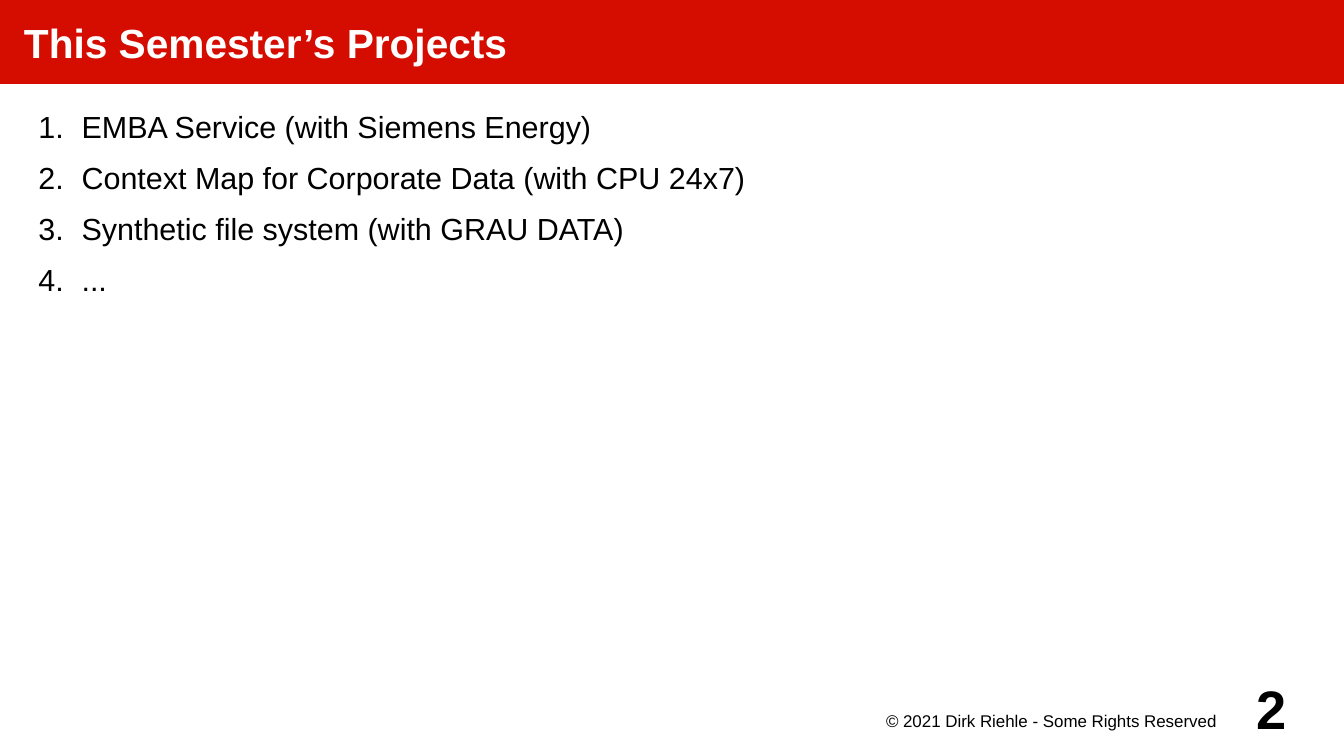
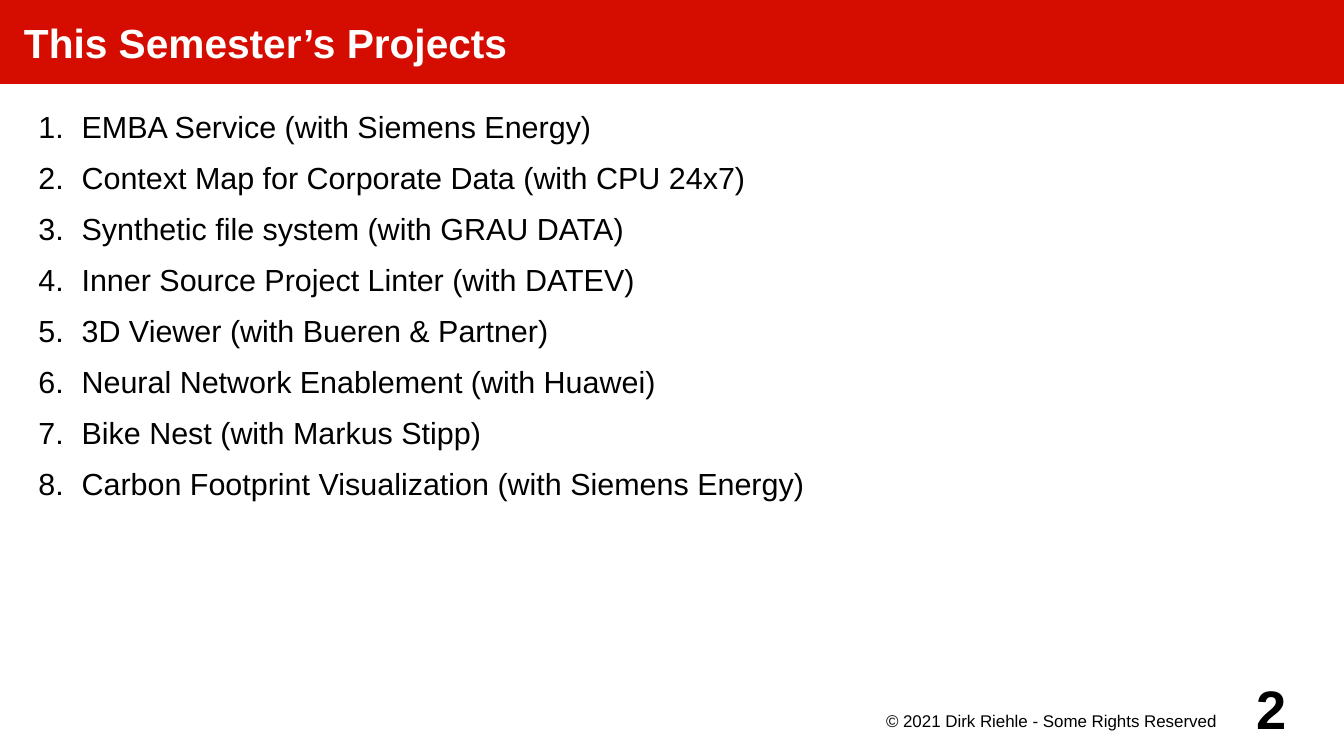
Before and after one commit to dirkriehle/amos-course, a slide deck: slide 2 of Lecture slides/AMOS A03 - Course Projects.odp. Drawn at 1344x756 pixels with LibreOffice and Linux fonts; fonts in the diff are those of the drawing. Boxes give left, top, right and bottom in pixels: in the first picture for what was removed or moved away, otherwise in the second. Text is boxed around its words. In the diff, an @@ line names an element or a change of style, - is before the commit and + after.

```diff
--- a/Lecture slides/AMOS A03 - Course Projects.odp
+++ b/Lecture slides/AMOS A03 - Course Projects.odp
@@ text at box(82, 269, 804, 501): text changed @@
-4. ...
+4. Inner Source Project Linter (with DATEV)
+5. 3D Viewer (with Bueren & Partner)
+6. Neural Network Enablement (with Huawei)
+7. Bike Nest (with Markus Stipp)
+8. Carbon Footprint Visualization (with Siemens Energy)
```
Also in this commit, not shown: 19 other files.
